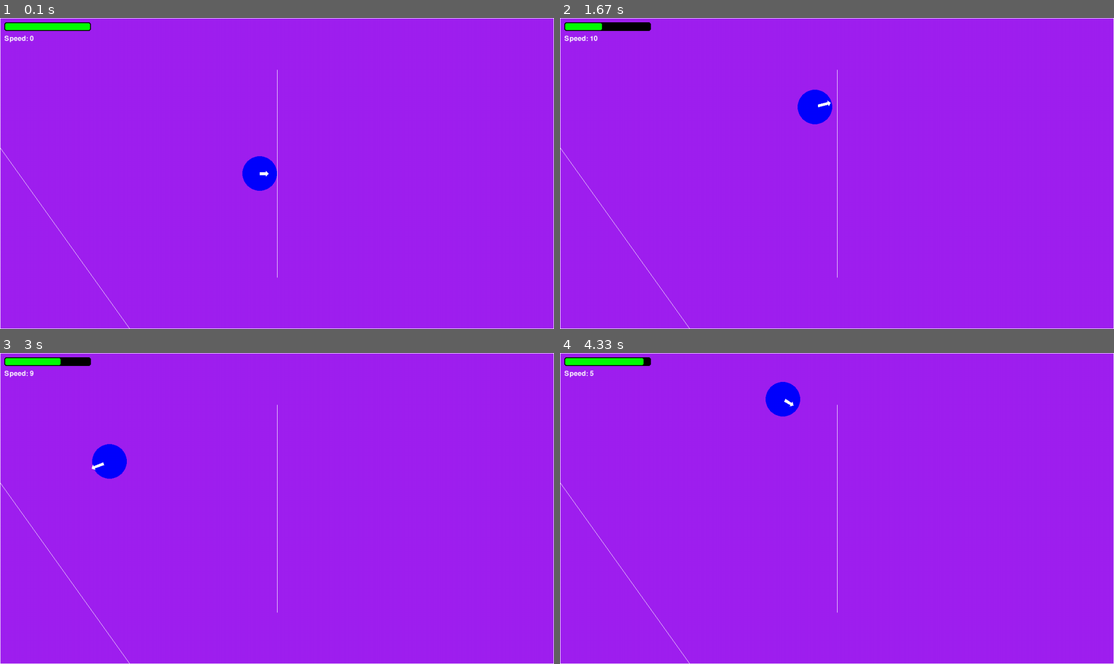
Above: before the commit, frames 1-4 (two rows, left to right).
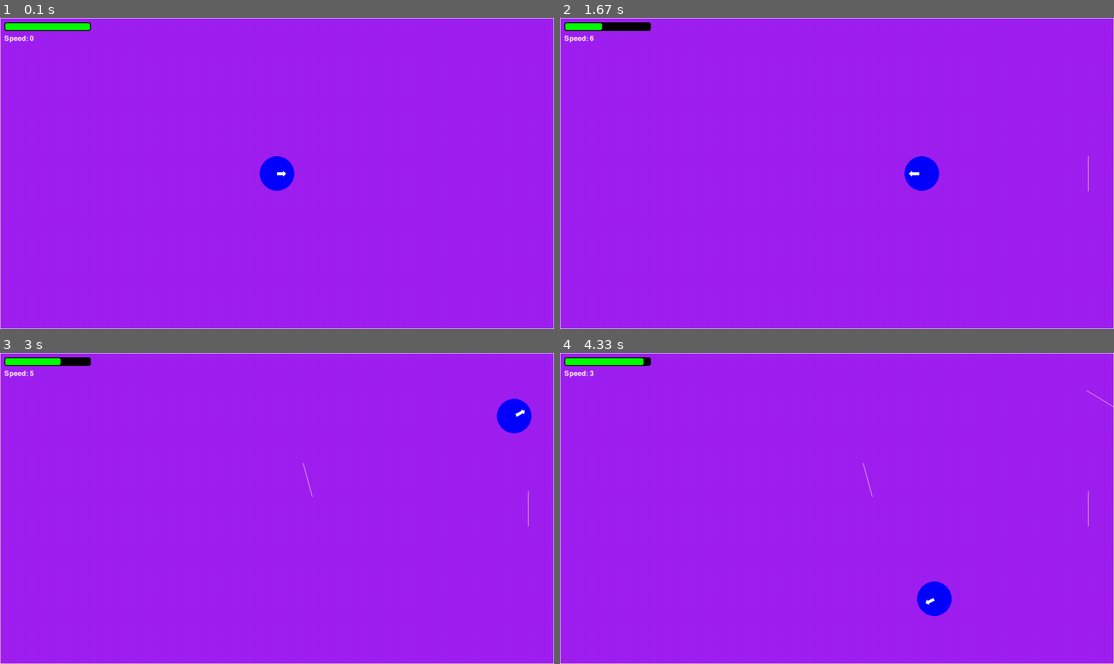
Above: after the commit, the same moments.

Repository: wall03/pygame-platformer
Game: pygame game, started from main.py
The game is run twice, just before and just after one commit, with the same random seed, the same clock (stepped at 60 frames per second) and the same inputs.
Inputs:
- Up to frame 1 (0.1 s): no input
- Up to frame 2 (1.67 s): tap Space at 0.33, 0.73, 1.03, 1.23, 1.53 s; hold Esc 0.67-1.13 s; hold D 0.67-1.13 s; hold D 1.17-1.63 s
- Up to frame 3 (3 s): hold W 1.67-1.97 s; tap Space at 1.73, 2.07, 2.37, 2.57, 2.87 s; hold D 2-2.47 s; hold A from 2.5 s (still down)
- Up to frame 4 (4.33 s): release A at 3.03 s; hold S 3.07-3.37 s; tap Space at 3.13, 3.47, 3.77, 3.9, 4.3 s; hold A 3.4-3.8 s; hold W 3.83-4.2 s; hold D from 4.23 s (still down)

The runs differ from the first frame. In frame 1, 0.9% of the frame differs, in the area x 0-54%, y 16-100%; in frame 2, 1.3%; in frame 3, 1.4%; in frame 4, 1.4%, in the area x 0-100%, y 5-100%.

Commit message:
added boundries which spawn after you dash
Co-authored-by: Copilot <copilot@github.com>

Diff:
--- a/main.py
+++ b/main.py
@@ -36,23 +36,21 @@
 
 #borundries
 boundries = [
-    ((screen.get_width()/2,player_radius * 3),(screen.get_width()/2,screen.get_height() - player_radius * 3)),
-    ((0,300),(300,screen.get_height())),
     ((0,0),(0,screen.get_height()-1)),
     ((0,0),(screen.get_width()-1,0)),
     ((screen.get_width()-1,0),(screen.get_width()-1,screen.get_height()-1)),
     ((0,screen.get_height()-1),(screen.get_width()-1,screen.get_height()-1))
 ]
+initial_boundries = boundries.copy()
 
 #bounciness of each line
-bouncy_boundries = [
-    1.1,
+initial_bouncy_boundries = [
     0.8,
-    0.7,
-    0.7,
-    0.7,
-    0.7,
+    0.8,
+    0.8,
+    0.8,
 ]
+bouncy_boundries = initial_bouncy_boundries.copy()
 
 
 def draw_arrow(
@@ -175,6 +173,9 @@
             player_momentum.x -= acceleration * dt
         if keys[pygame.K_d]:
             player_momentum.x += acceleration * dt
+        if keys[pygame.K_ESCAPE]: # reset boundries created by user
+            boundries = initial_boundries.copy()
+            bouncy_boundries = initial_bouncy_boundries.copy()
 
         if dash_requested:
             hold_duration = current_ticks - charge_start_ms
@@ -186,6 +187,16 @@
             player_momentum.y += math.sin(direction) * dash_speed
             dash_requested = False
             freeze_available = True
+
+            # add boundries that are behind and perpendicular to the player's direction for interesting stuff
+            boundries.append((
+                (player_radius*math.cos(direction + math.pi/2)+player_pos.x+player_radius*math.cos(direction + math.pi),
+                 player_radius*math.sin(direction + math.pi/2)+player_pos.y+player_radius*math.sin(direction + math.pi)),
+                (player_radius*math.cos(direction - math.pi/2)+player_pos.x+player_radius*math.cos(direction - math.pi),
+                 player_radius*math.sin(direction - math.pi/2)+player_pos.y+player_radius*math.sin(direction - math.pi))
+            ))
+
+            bouncy_boundries.append(1.2)  # make these extra boundries extra bouncy for fun interactions
 
         new_player_angle = math.atan2(player_momentum.y, player_momentum.x)
         substeps = 5
@@ -212,7 +223,7 @@
             )
             swept_rect = rect.union(prev_rect)
 
-            colliding_lines = [line for line in boundries if swept_rect.clipline(*line)]
+            colliding_lines = [line for line in boundries if swept_rect.clipline(*line[0], *line[1])]
             collision = len(colliding_lines) > 0
 
             if collision:
@@ -258,7 +269,7 @@
                 # Move out of penetration with a hard cap to avoid lock-ups.
                 max_push_iterations = 200
                 push_iterations = 0
-                while any(rect.clipline(*line) for line in boundries) and push_iterations < max_push_iterations:
+                while any(rect.clipline(*line[0], *line[1]) for line in boundries) and push_iterations < max_push_iterations:
                     new_player_pos += collision_normal
                     rect = pygame.Rect(
                         new_player_pos.x - player_radius,
